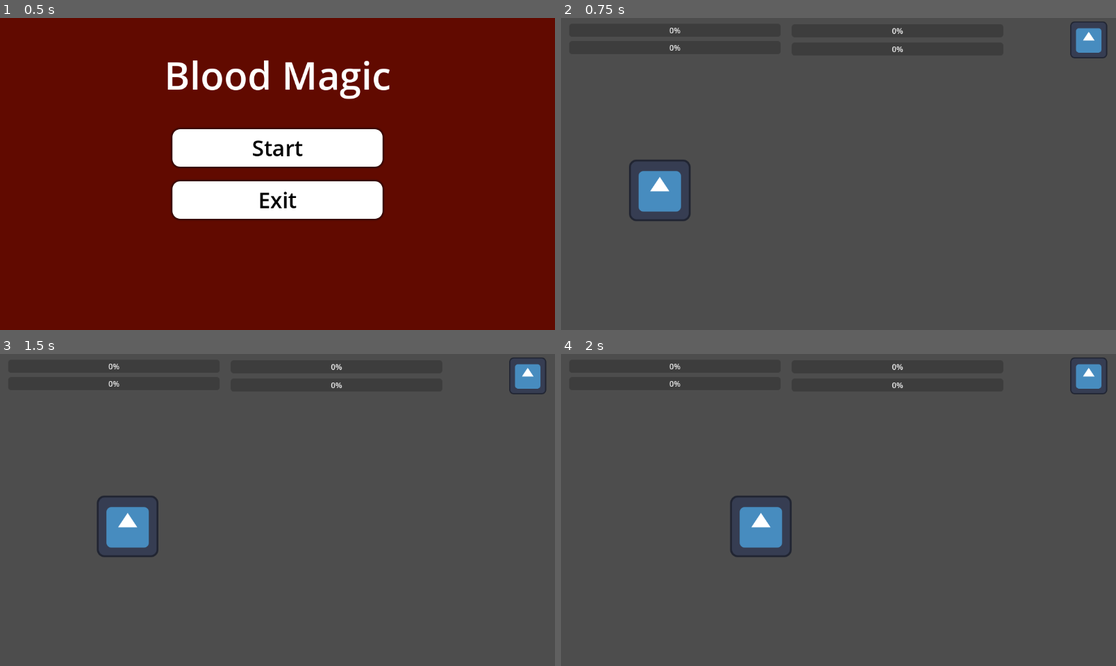
Above: before the commit, frames 1-4 (two rows, left to right).
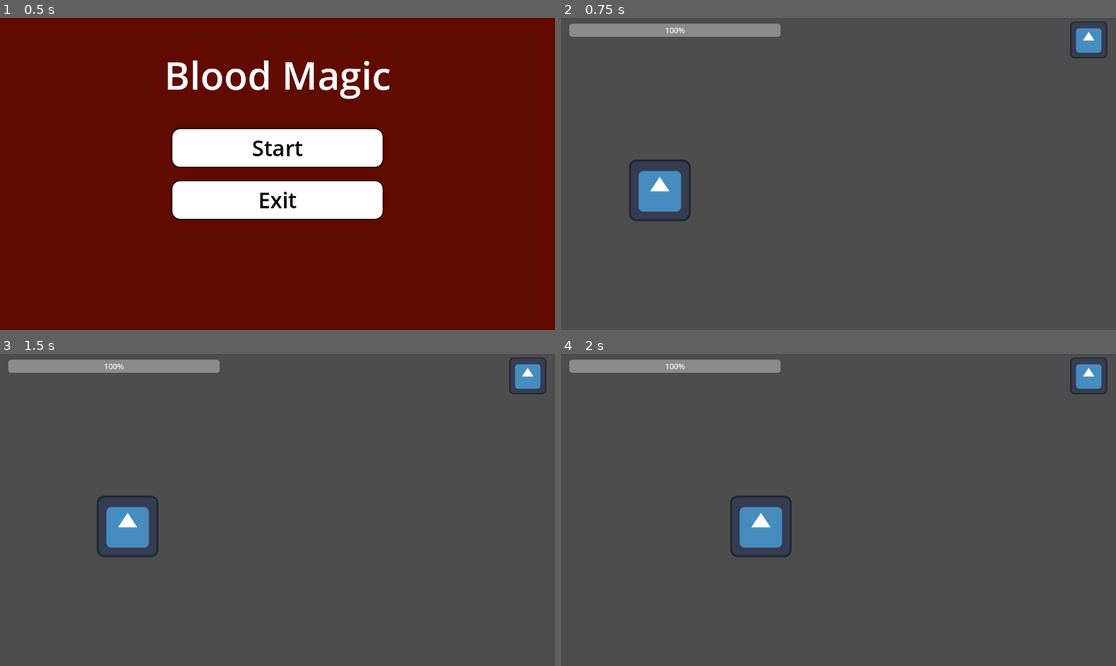
Above: after the commit, the same moments.

Repository: ckfrancois/BloodMagic
Game: Godot game, scene res://scenes/menus/main_menu.tscn
The game is run twice, just before and just after one commit, with the same random seed, the same clock (stepped at 60 frames per second) and the same inputs. The engine's default icon, where the game draws it, is replaced by a stand-in: a white triangle on a blue panel in a dark square.
Inputs:
- Up to frame 1 (0.5 s): no input
- Up to frame 2 (0.75 s): click "Start" at 0.5 s
- Up to frame 3 (1.5 s): tap Enter at 1.25 s; hold Right (Right) from 1.28 s (still down)
- Up to frame 4 (2 s): keep holding Right (Right)

Frame 1 is identical in both runs. In frame 2, 1.7% of the frame differs, in the area x 1-62%, y 1-11%; in frame 3, 1.7%; in frame 4, 1.7%.

Commit message:
Merged All Health Bar scripts into one, Cult members can now be collected
I was able to put the content of the 4 health bar scripts into the HUB script by using an array to access the health bars. Cultist are represented with dictionaries like items

Diff:
--- a/blood-magic/scenes/modes/health_bar_2.gd
+++ /dev/null
@@ -1,11 +0,0 @@
-extends ProgressBar
-
-@export var player: CharacterBody2D
-
-func _ready():
-	player.healthChanged2.connect(update)
-	update()
-
-# Update the value to a fraction of the player's health
-func update():
-	value = player.currentHealth[1] * 100 / player.maxHealth[1]
--- a/blood-magic/scenes/modes/health_bar_3.gd
+++ /dev/null
@@ -1,11 +0,0 @@
-extends ProgressBar
-
-@export var player: CharacterBody2D
-
-func _ready():
-	player.healthChanged3.connect(update)
-	update()
-
-# Update the value to a fraction of the player's health
-func update():
-	value = player.currentHealth[2] * 100 / player.maxHealth[2]
--- a/blood-magic/scenes/modes/health_bar_4.gd
+++ /dev/null
@@ -1,11 +0,0 @@
-extends ProgressBar
-
-@export var player: CharacterBody2D
-
-func _ready():
-	player.healthChanged4.connect(update)
-	update()
-
-# Update the value to a fraction of the player's health
-func update():
-	value = player.currentHealth[3] * 100 / player.maxHealth[3]
--- a/blood-magic/scenes/modes/healthbar_1.gd
+++ /dev/null
@@ -1,11 +0,0 @@
-extends ProgressBar
-
-@export var player: CharacterBody2D
-
-func _ready():
-	player.healthChanged1.connect(update)
-	update()
-
-# Update the value to a fraction of the player's health
-func update():
-	value = player.currentHealth[0] * 100 / player.maxHealth[0]
--- a/blood-magic/scenes/modes/hud.gd
+++ b/blood-magic/scenes/modes/hud.gd
@@ -1,13 +1,27 @@
 extends CanvasLayer
 
 @onready var itemSlot = $ItemSlot
+@onready var health1 = $HealthBar1
+@onready var health2 = $HealthBar2
+@onready var health3 = $HealthBar3
+@onready var health4 = $HealthBar4
+var cultHealth: Array[ProgressBar]
 @onready var player = get_parent().get_node("Player")
 
 func _ready() -> void:
 	player.itemCollected.connect(_on_item_collected)
+	player.healthChanged.connect(_on_health_changed)
+	cultHealth = [health1,health2,health3,health4]
 
 func _on_item_collected(itemData: Dictionary):
 	updateItem(itemData)
 
 func updateItem(itemData: Dictionary):
 	itemSlot.setItem(itemData)
+
+func _on_health_changed(data: Dictionary, num: int):
+	updateHealth(data, num)
+
+func updateHealth(data: Dictionary, num: int):
+	cultHealth[num].value = data["currHealth"] * 100 / data["maxHealth"]
+	cultHealth[num].visible = true
--- a/blood-magic/scenes/modes/overworld.tscn
+++ b/blood-magic/scenes/modes/overworld.tscn
@@ -1,12 +1,8 @@
-[gd_scene load_steps=15 format=3 uid="uid://cff8mhxj5v7md"]
+[gd_scene load_steps=11 format=3 uid="uid://cff8mhxj5v7md"]
 
 [ext_resource type="PackedScene" uid="uid://dbkgrxyrugllw" path="res://scenes/player/player.tscn" id="2_nyb65"]
 [ext_resource type="Script" uid="uid://def32cl786ywg" path="res://scenes/modes/hud.gd" id="3_21gn6"]
 [ext_resource type="PackedScene" uid="uid://cakansakw3rha" path="res://scenes/menus/item_slot.tscn" id="3_fkndb"]
-[ext_resource type="Script" uid="uid://dk6yitj8oiyyq" path="res://scenes/modes/healthbar_1.gd" id="3_ogqxt"]
-[ext_resource type="Script" uid="uid://disxi3r3egrph" path="res://scenes/modes/health_bar_2.gd" id="4_w3juc"]
-[ext_resource type="Script" uid="uid://cfwbk31ntk3ad" path="res://scenes/modes/health_bar_3.gd" id="5_7h67w"]
-[ext_resource type="Script" uid="uid://b2cm7dy8x7ubv" path="res://scenes/modes/health_bar_4.gd" id="6_fkndb"]
 [ext_resource type="PackedScene" uid="uid://co4lceaouqq87" path="res://scenes/rooms/level_1.tscn" id="10_6hfbt"]
 [ext_resource type="PackedScene" uid="uid://br1flxpmbw5ak" path="res://scenes/rooms/camera_2d.tscn" id="11_2kuno"]
 [ext_resource type="PackedScene" uid="uid://b7cmd2qhjnp4o" path="res://scenes/rooms/level_3.tscn" id="11_w7ab0"]
@@ -20,37 +16,33 @@
 [node name="HUD" type="CanvasLayer" parent="."]
 script = ExtResource("3_21gn6")
 
-[node name="HealthBar1" type="ProgressBar" parent="HUD" node_paths=PackedStringArray("player")]
+[node name="HealthBar1" type="ProgressBar" parent="HUD"]
+visible = false
 offset_left = 17.0
 offset_top = 12.0
 offset_right = 456.0
 offset_bottom = 39.0
-script = ExtResource("3_ogqxt")
-player = NodePath("../../Player")
 
-[node name="HealthBar2" type="ProgressBar" parent="HUD" node_paths=PackedStringArray("player")]
+[node name="HealthBar2" type="ProgressBar" parent="HUD"]
+visible = false
 offset_left = 17.0
 offset_top = 48.0
 offset_right = 456.0
 offset_bottom = 75.0
-script = ExtResource("4_w3juc")
-player = NodePath("../../Player")
 
-[node name="HealthBar3" type="ProgressBar" parent="HUD" node_paths=PackedStringArray("player")]
+[node name="HealthBar3" type="ProgressBar" parent="HUD"]
+visible = false
 offset_left = 479.0
 offset_top = 13.0
 offset_right = 918.0
 offset_bottom = 40.0
-script = ExtResource("5_7h67w")
-player = NodePath("../../Player")
 
-[node name="HealthBar4" type="ProgressBar" parent="HUD" node_paths=PackedStringArray("player")]
+[node name="HealthBar4" type="ProgressBar" parent="HUD"]
+visible = false
 offset_left = 479.0
 offset_top = 51.0
 offset_right = 918.0
 offset_bottom = 78.0
-script = ExtResource("6_fkndb")
-player = NodePath("../../Player")
 
 [node name="ItemSlot" parent="HUD" instance=ExtResource("3_fkndb")]
 offset_left = 1057.0
--- a/blood-magic/scripts/player/player.gd
+++ b/blood-magic/scripts/player/player.gd
@@ -6,18 +6,19 @@
 var heldItem: Dictionary
 
 # Whenever health is changed for a cultist, emit a corresponding signal
-signal healthChanged1
-signal healthChanged2
-signal healthChanged3
-signal healthChanged4
+signal healthChanged(Dictionary, int)
 
-var currentHealth:Array[int] = [0,0,0,0] # Starting values
-var maxHealth:Array[int] = [100,100,100,100] # Placeholder values
+#var currentHealth:Array[int] = [0,0,0,0] # Starting values
+#var maxHealth:Array[int] = [100,100,100,100] # Placeholder values
+
+var cultist:Array[Dictionary] = [{},{},{},{}]
+var numCultist:=0
 
 @export var combatActions: Array[combat]
 
 func _ready():
-	pass
+	collectCultist({"currHealth": 10,
+	"maxHealth":10})
 
 func _physics_process(delta: float) -> void:
 	var moveX := Input.get_axis("Left", "Right")
@@ -42,3 +43,9 @@
 
 func useItem():
 	pass
+
+func collectCultist(data: Dictionary):
+	while !cultist[numCultist].is_empty():
+		numCultist += 1
+	cultist[numCultist] = data
+	emit_signal("healthChanged", data, numCultist)
Not shown, removed: blood-magic/scenes/modes/health_bar_2.gd.uid
Not shown, removed: blood-magic/scenes/modes/health_bar_3.gd.uid
Not shown, removed: blood-magic/scenes/modes/health_bar_4.gd.uid
Not shown, removed: blood-magic/scenes/modes/healthbar_1.gd.uid
